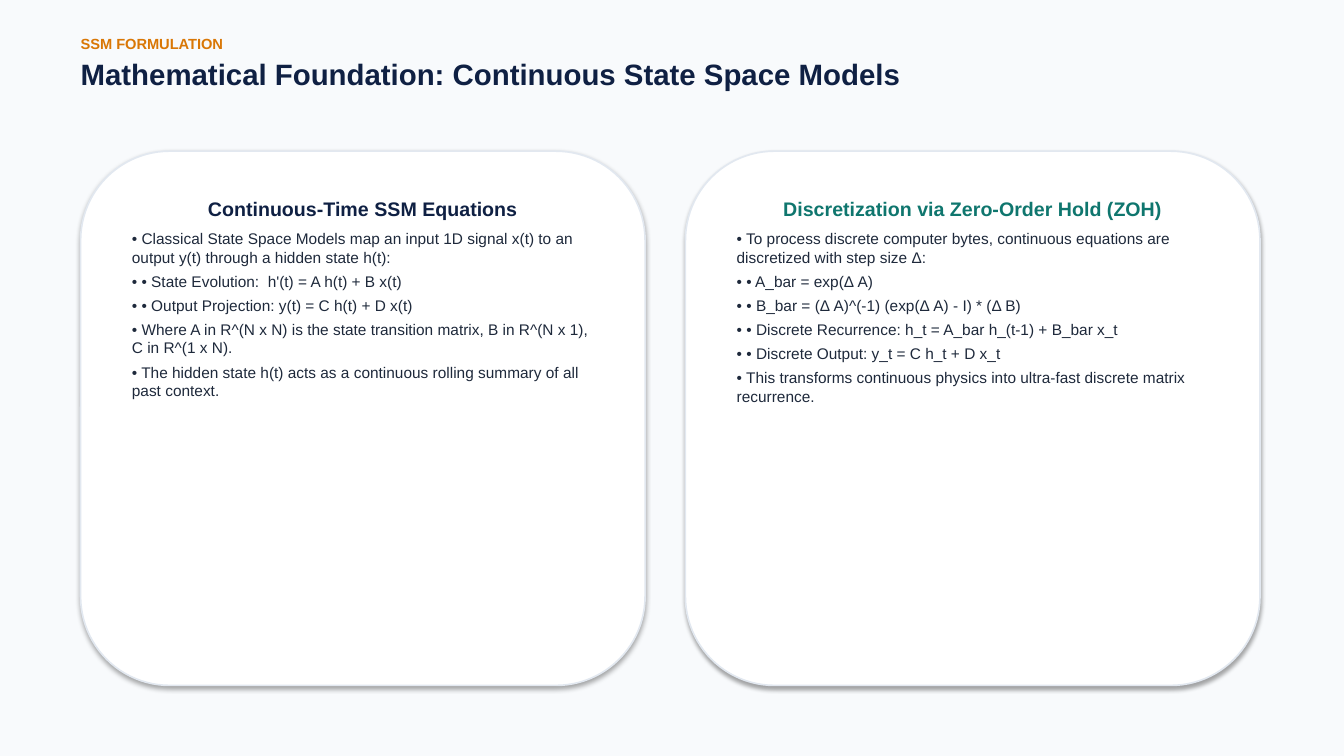
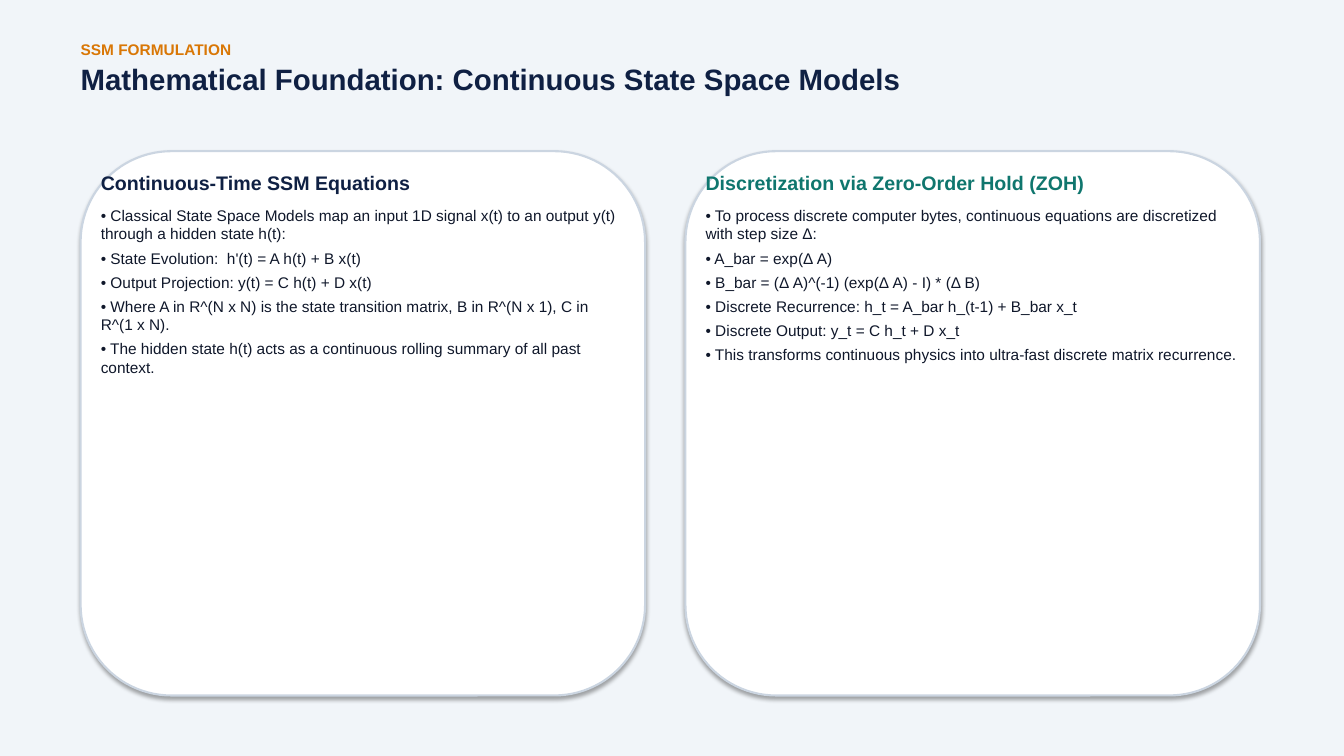
Before and after one commit to BekiChemeda/ML-Research, a slide deck: slide 13 of AMHARIC_MAMBA_PRESENTATION.pptx. Drawn at 1344x756 pixels with LibreOffice and Linux fonts; fonts in the diff are those of the drawing. Boxes give left, top, right and bottom in pixels: in the first picture for what was removed or moved away, otherwise in the second. Text is boxed around its words. In the diff, an @@ line names an element or a change of style, - is before the commit and + after.

Commit message:
Fix text rendering across all 31 slides in PPTX and PDF

```diff
--- a/AMHARIC_MAMBA_PRESENTATION.pptx
+++ b/AMHARIC_MAMBA_PRESENTATION.pptx
@@ background #F8FAFC to #F1F5F9 @@
@@ text at bbox=[81, 44, 231, 55]: size 10.5 to 11 pt in "SSM FORMULATION" @@
@@ rounded rectangle: place and size @@
-rounded rectangle at bbox=[81, 151, 645, 686]
+rounded rectangle at bbox=[81, 151, 645, 696]
@@ rounded rectangle at bbox=[81, 151, 645, 696]: outline #E2E8F0 1.2 pt to #CBD5E1 1.5 pt @@
@@ text added at bbox=[101, 175, 615, 373], 11 pt, text #0F172A @@
+Continuous-Time SSM Equations
+• Classical State Space Models map an input 1D signal x(t) to an output y(t) through a hidden state h(t):
+• State Evolution: h'(t) = A h(t) + B x(t)
+• Output Projection: y(t) = C h(t) + D x(t)
+• Where A in R^(N x N) is the state transition matrix, B in R^(N x 1), C in R^(1 x N).
+• The hidden state h(t) acts as a continuous rolling summary of all past context.
@@ rounded rectangle added at bbox=[686, 151, 1260, 696], fill #FFFFFF, outline #CBD5E1 1.5 pt @@
@@ text at bbox=[706, 175, 1217, 243]: text colour #1E293B to #0F172A in "• To process discrete computer bytes, continuous ...", "• This transforms continuous physics into ultra-fast ..."; alignment centre to left; more space between paragraphs @@
@@ text "Discretization via Zero-Order Hold (ZOH)": place and size @@
-text "Discretization via Zero-Order Hold (ZOH)" at bbox=[686, 151, 1260, 686]
+text "Discretization via Zero-Order Hold (ZOH)" at bbox=[706, 175, 1217, 339]
@@ text "Discretization via Zero-Order Hold (ZOH)" at bbox=[706, 175, 1217, 339]: fill #FFFFFF to none; outline #E2E8F0 1.2 pt to none; shadow off @@
@@ text in rounded rectangle at bbox=[132, 201, 588, 400]: text removed @@
-Continuous-Time SSM Equations
-• Classical State Space Models map an input 1D signal x(t) to an output y(t) through a hidden state h(t):
-• • State Evolution: h'(t) = A h(t) + B x(t)
-• • Output Projection: y(t) = C h(t) + D x(t)
-• Where A in R^(N x N) is the state transition matrix, B in R^(N x 1), C in R^(1 x N).
-• The hidden state h(t) acts as a continuous rolling summary of all past context.
@@ text at bbox=[714, 253, 1077, 339]: text changed; text colour #1E293B to #0F172A @@
-• • A_bar = exp(Δ A)
-• • B_bar = (Δ A)^(-1) (exp(Δ A) - I) * (Δ B)
-• • Discrete Recurrence: h_t = A_bar h_(t-1) + B_bar x_t
-• • Discrete Output: y_t = C h_t + D x_t
+• A_bar = exp(Δ A)
+• B_bar = (Δ A)^(-1) (exp(Δ A) - I) * (Δ B)
+• Discrete Recurrence: h_t = A_bar h_(t-1) + B_bar x_t
+• Discrete Output: y_t = C h_t + D x_t
```
Also in this commit, not shown: 29 other slides changed, 1 other file.
